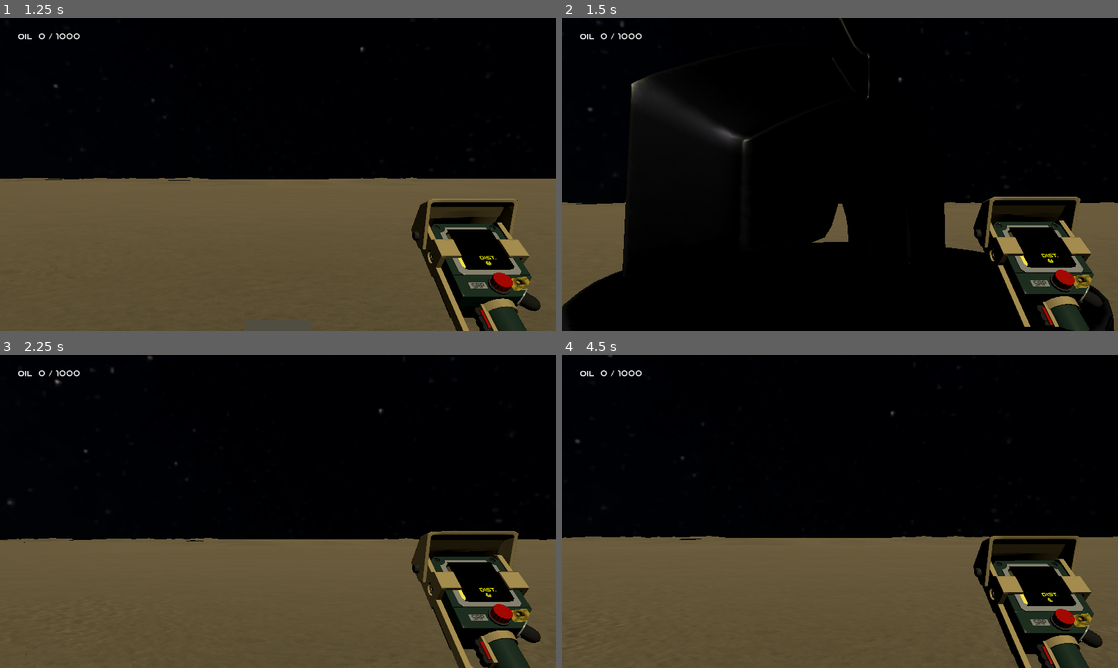
Above: before the commit, frames 1-4 (two rows, left to right).
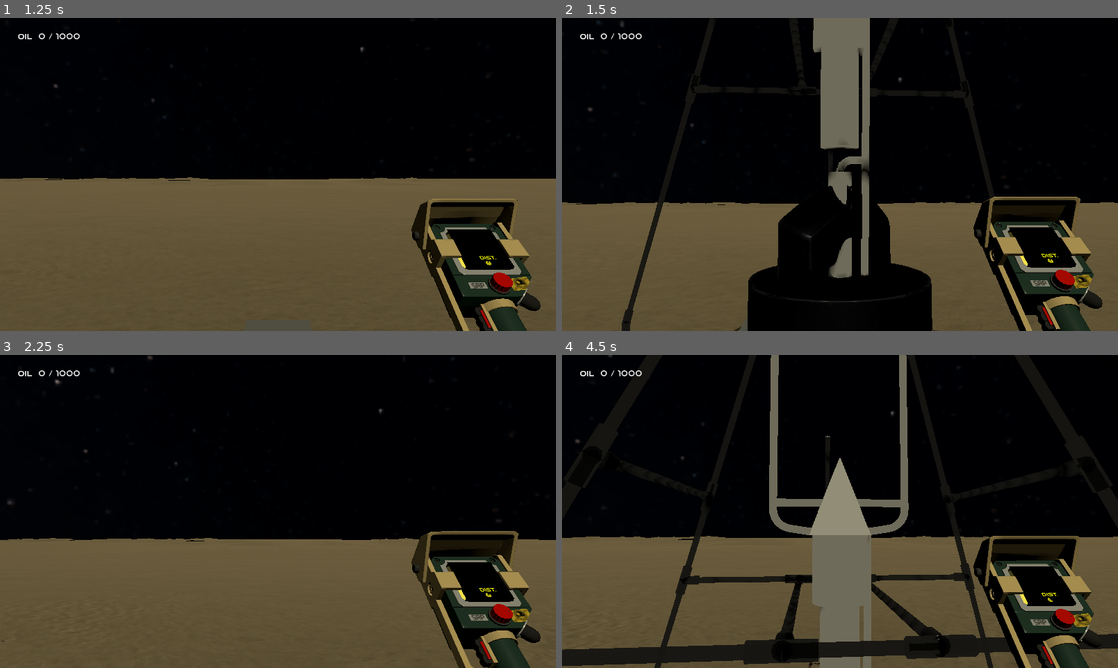
Above: after the commit, the same moments.

Repository: drussillo/Planet-Prospectors
Game: Godot game, scene res://scenes/main_menu.tscn
The game is run twice, just before and just after one commit, with the same random seed, the same clock (stepped at 60 frames per second) and the same inputs. Sound files missing from this copy of the repository are replaced by a short silence.
Inputs (mouse positions are in pixels of both pictures, inside the frame that each line leads up to):
- Up to frame 1 (1.25 s): click "PLAY" at 0.5 s
- Up to frame 2 (1.5 s): move the mouse to (867, 174) at 1.27 s; hold W (forward) from 1.28 s (still down); tap F (interact) at 1.35 s
- Up to frame 3 (2.25 s): keep holding W (forward); tap Space (jump) at 1.52 s; move the mouse to (250, 511) at 2.02 s; tap F (interact) at 2.1 s
- Up to frame 4 (4.5 s): keep holding W (forward); tap Space (jump) at 2.27, 3.77 s; move the mouse to (851, 505) at 2.77 s; tap E (scan) at 2.85 s; tap F (interact) at 3.05, 3.6, 4.35 s; move the mouse to (834, 517) at 3.52 s; move the mouse to (878, 514) at 4.27 s

Frame 1 is identical in both runs. In frame 2, 24% of the frame differs, in the area x 0-100%, y 0-100%; in frame 3, less than 0.1%; in frame 4, 15%.

Commit message:
Added goddard rocket to drill

Diff:
--- a/planet-prospectors/scenes/drill.tscn
+++ b/planet-prospectors/scenes/drill.tscn
@@ -5,12 +5,13 @@
 [ext_resource type="AudioStream" uid="uid://dpl7elblwxps4" path="res://assets/objects/freesound_community-drill_sound-77500.mp3" id="3_60uro"]
 [ext_resource type="AudioStream" uid="uid://b75iyvdm2yxht" path="res://assets/objects/freesound_community-drill_sound-77500_stop.wav" id="4_nx8ti"]
 [ext_resource type="AudioStream" uid="uid://cqipnvhuqnd87" path="res://assets/objects/freesound_community-drill_sound-77500_place.wav" id="5_cljqy"]
+[ext_resource type="PackedScene" uid="uid://d1ed3o25qaano" path="res://assets/objects/Goddard's_Rocket.glb" id="6_apcyi"]
 
 [node name="Drill" type="Node3D" unique_id=1771076 groups=["drill"]]
 script = ExtResource("1_vm0cf")
 
-[node name="Sketchfab_Scene" parent="." unique_id=117406260 instance=ExtResource("2_e80ml")]
-transform = Transform3D(1, 0, 0, 0, -1, 8.742278e-08, 0, -8.742278e-08, -1, 0, 1, 0)
+[node name="drillmodel" parent="." unique_id=117406260 instance=ExtResource("2_e80ml")]
+transform = Transform3D(1, 0, 0, 0, -1, 8.742278e-08, 0, -8.742278e-08, -1, 0, 0.77121663, 0)
 
 [node name="drillingsound" type="AudioStreamPlayer3D" parent="." unique_id=1113520381]
 stream = ExtResource("3_60uro")
@@ -20,3 +21,6 @@
 
 [node name="placesound" type="AudioStreamPlayer3D" parent="." unique_id=558874183]
 stream = ExtResource("5_cljqy")
+
+[node name="Goddard\'s_Rocket" parent="." unique_id=183037519 instance=ExtResource("6_apcyi")]
+transform = Transform3D(0.05, 0, 0, 0, 0.05, 0, 0, 0, 0.05, 0, 0, 0)
--- a/planet-prospectors/scripts/drill.gd
+++ b/planet-prospectors/scripts/drill.gd
@@ -27,5 +27,5 @@
 	if chunk.oil_amount <= 0 && velocityR > 0:
 		velocityR /= 1.025
 
-	rotation.y += velocityR
+	$drillmodel.rotation.y += velocityR
 	position.y += velocityY
--- a/planet-prospectors/scripts/player.gd
+++ b/planet-prospectors/scripts/player.gd
@@ -9,6 +9,7 @@
 const MOUSE_SENS = 0.001
 
 const DRILL_SCENE = preload("res://scenes/drill.tscn")
+const DRILL_DISTANCE = 3
 
 var head_bob_speed = 0.01
 @onready var head_distance = $Head.global_position.y - global_position.y
@@ -70,12 +71,12 @@
 		if !drilling:
 			soundstopped = false
 			drill = DRILL_SCENE.instantiate()
-			drill.position = global_transform.origin - global_transform.basis.z.normalized() * 2
+			drill.position = global_transform.origin - global_transform.basis.z.normalized() * DRILL_DISTANCE
 			drill.position.y = -10
 			add_sibling(drill)
 			drill.chunk = current_chunk
 			drilling = true
-		elif global_position.distance_to(drill.global_position) < 5:
+		elif global_position.distance_to(drill.global_position) < DRILL_DISTANCE*2:
 			drill.get_node("placesound").play()
 			await drill.get_node("placesound").finished
 			drill.queue_free()
Binary file added: planet-prospectors/assets/objects/Goddard's_Rocket.glb
Not shown, added: planet-prospectors/assets/objects/Goddard's_Rocket.glb.import
